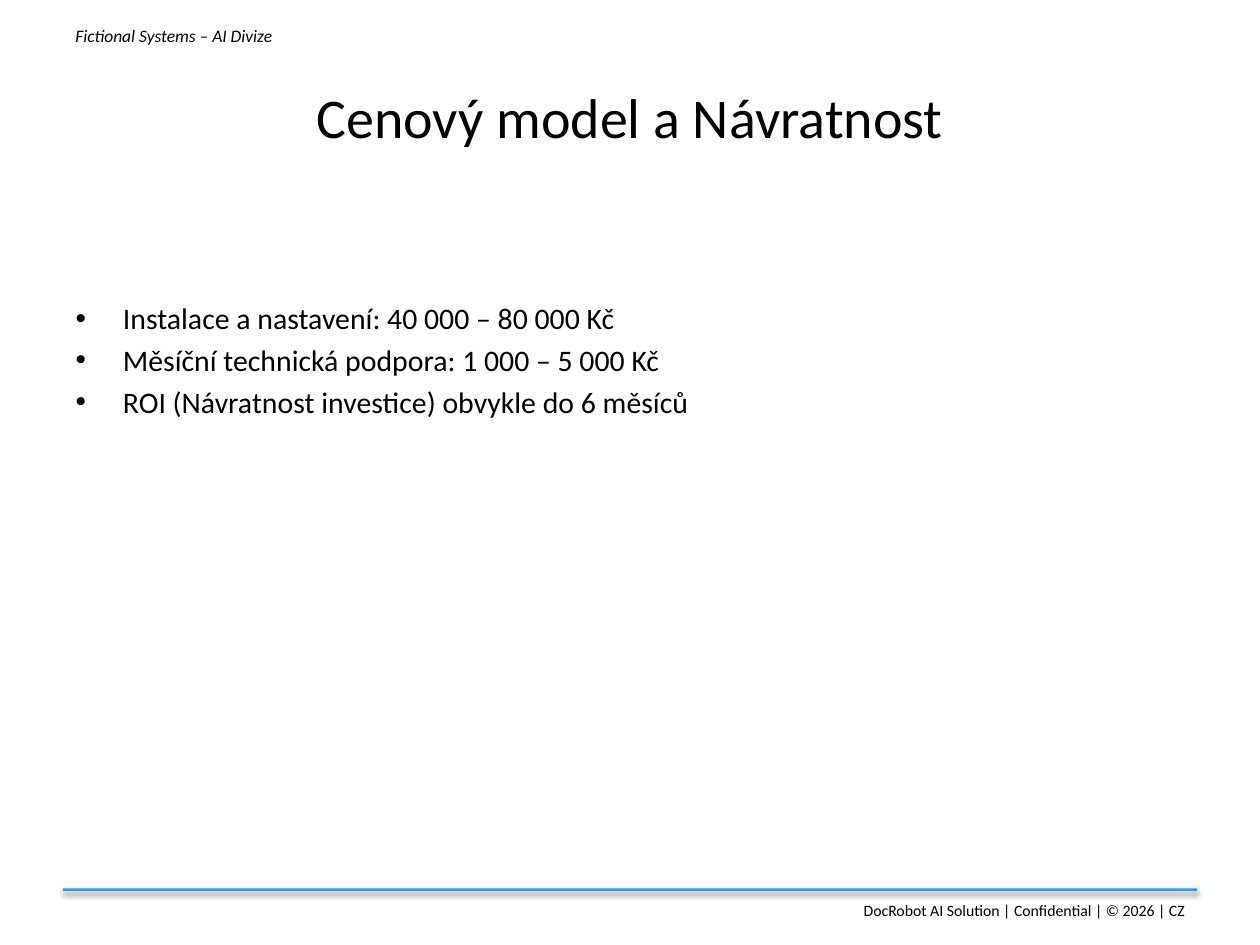
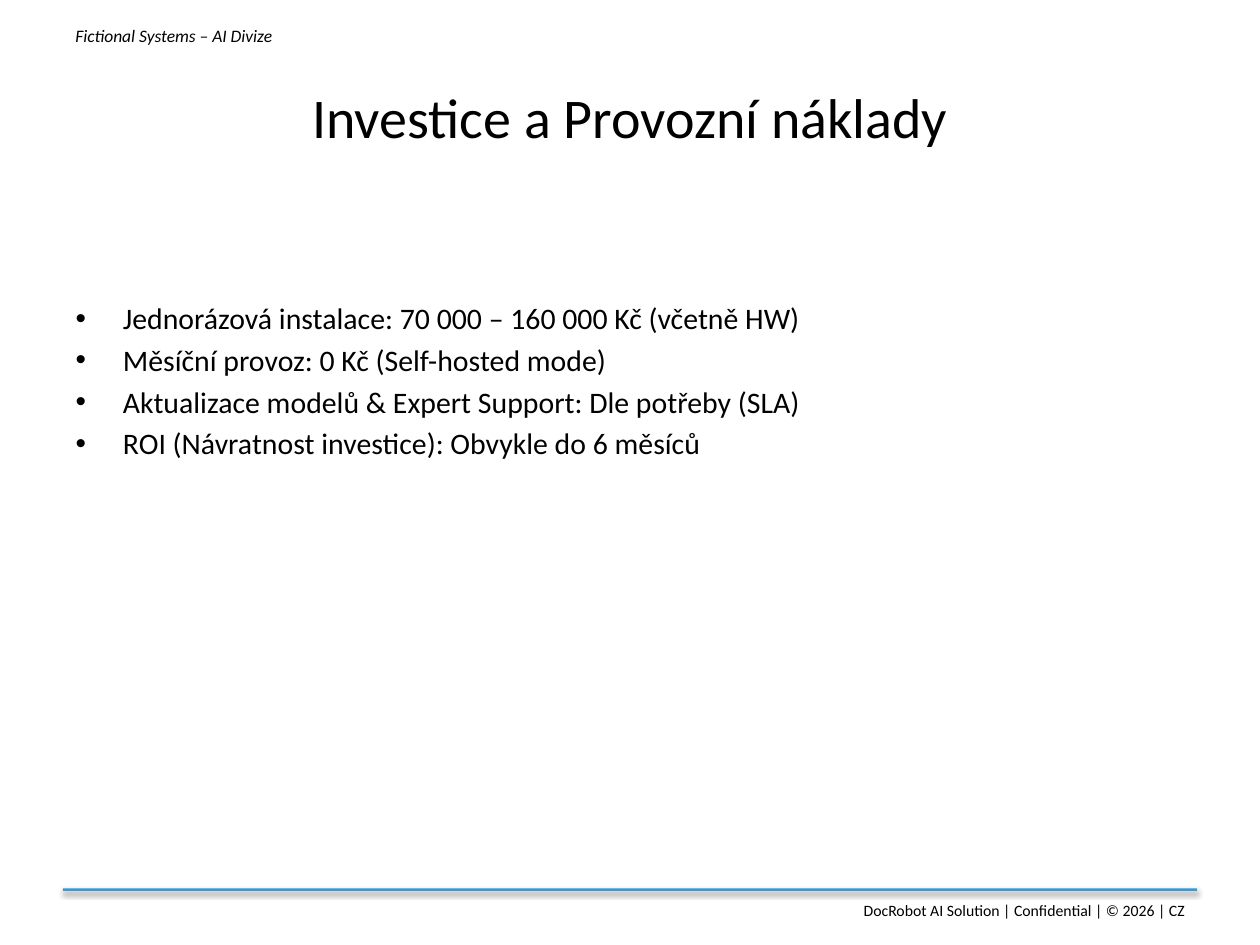
Before and after one commit to hrivnak/fictionalsystems, a slide deck: slide 8 of docs/DocRobot_Soukroma-AI_Analyza-Dokumentu-Firmy.pptx. Drawn at 1260x945 pixels with LibreOffice and Linux fonts; fonts in the diff are those of the drawing. Boxes give left, top, right and bottom in pixels: in the first picture for what was removed or moved away, otherwise in the second. Text is boxed around its words. In the diff, an @@ line names an element or a change of style, - is before the commit and + after.

```diff
--- a/docs/DocRobot_Soukroma-AI_Analyza-Dokumentu-Firmy.pptx
+++ b/docs/DocRobot_Soukroma-AI_Analyza-Dokumentu-Firmy.pptx
@@ title at box(312, 99, 947, 147): text changed @@
-Cenový model a Návratnost
+Investice a Provozní náklady
@@ text at box(123, 307, 799, 459): text changed @@
-• Instalace a nastavení: 40 000 – 80 000 Kč
-• Měsíční technická podpora: 1 000 – 5 000 Kč
-• ROI (Návratnost investice) obvykle do 6 měsíců
+• Jednorázová instalace: 70 000 – 160 000 Kč (včetně HW)
+• Měsíční provoz: 0 Kč (Self-hosted mode)
+• Aktualizace modelů & Expert Support: Dle potřeby (SLA)
+• ROI (Návratnost investice): Obvykle do 6 měsíců
```
Also in this commit, not shown: 3 other files.
